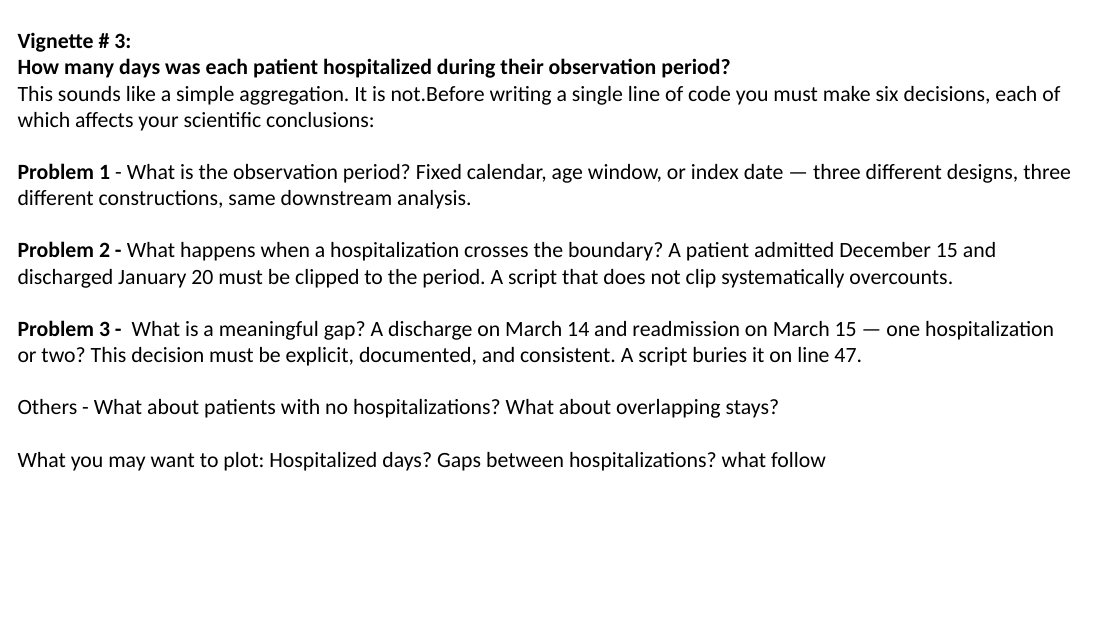
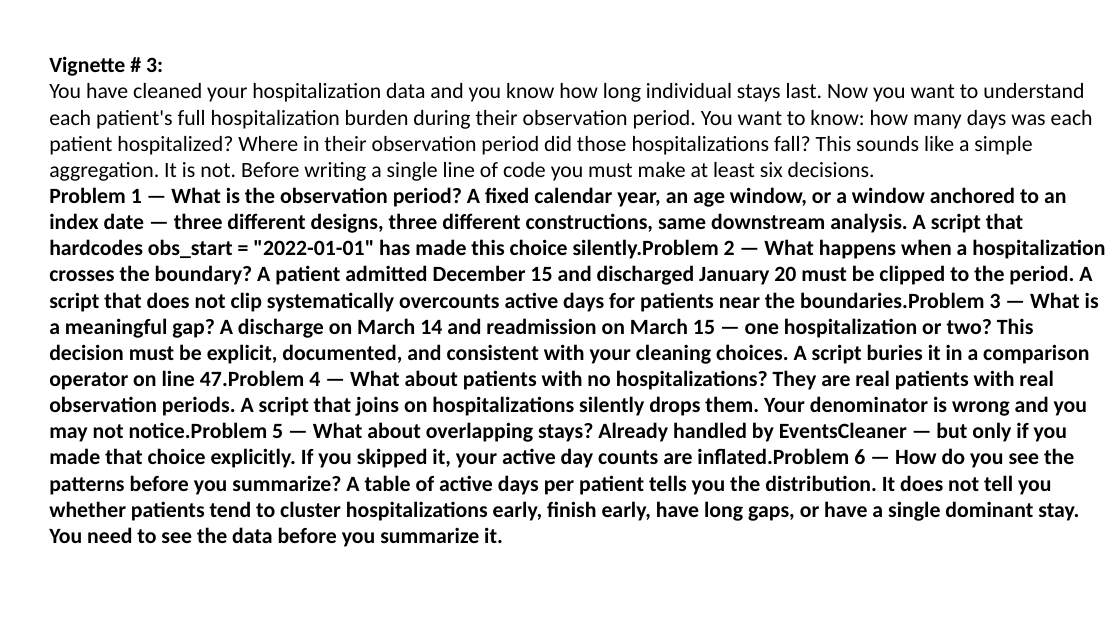
Before and after one commit to djarenas/eventus, a slide deck: slide 15 of eventus_architecture.pptx (slide 6 before the commit). Drawn at 1120x630 pixels with LibreOffice and Linux fonts; fonts in the diff are those of the drawing. Boxes give left, top, right and bottom in pixels: in the first picture for what was removed or moved away, otherwise in the second. Text is boxed around its words. In the diff, an @@ line names an element or a change of style, - is before the commit and + after.

```diff
--- a/eventus_architecture.pptx
+++ b/eventus_architecture.pptx
@@ text "Vignette # 3:": place and size @@
-text "Vignette # 3:" at [18, 32, 1071, 471]
+text "Vignette # 3:" at [49, 56, 1105, 547]
@@ text at [49, 83, 1105, 547]: text changed; bold on @@
-How many days was each patient hospitalized during their observation period?
-This sounds like a simple aggregation. It is not.Before writing a single line of code you must make six decisions, each of which affects your scientific conclusions:
-Problem 1 - What is the observation period? Fixed calendar, age window, or index date — three different designs, three different constructions, same downstream analysis.
-Problem 2 - What happens when a hospitalization crosses the boundary? A patient admitted December 15 and discharged January 20 must be clipped to the period. A script that does not clip systematically overcounts.
-Problem 3 - What is a meaningful gap? A discharge on March 14 and readmission on March 15 — one hospitalization or two? This decision must be explicit, documented, and consistent. A script buries it on line 47.
-Others - What about patients with no hospitalizations? What about overlapping stays?
-What you may want to plot: Hospitalized days? Gaps between hospitalizations? what follow
+You have cleaned your hospitalization data and you know how long individual stays last. Now you want to understand each patient's full hospitalization burden during their observation period. You want to know: how many days was each patient hospitalized? Where in their observation period did those hospitalizations fall? This sounds like a simple aggregation. It is not. Before writing a single line of code you must make at least six decisions.
+Problem 1 — What is the observation period? A fixed calendar year, an age window, or a window anchored to an index date — three different designs, three different constructions, same downstream analysis. A script that hardcodes obs_start = "2022-01-01" has made this choice silently.Problem 2 — What happens when a hospitalization crosses the boundary? A patient admitted December 15 and discharged January 20 must be clipped to the period. A script that does not clip systematically overcounts active days for patients near the boundaries.Problem 3 — What is a meaningful gap? A discharge on March 14 and readmission on March 15 — one hospitalization or two? This decision must be explicit, documented, and consistent with your cleaning choices. A script buries it in a comparison operator on line 47.Problem 4 — What about patients with no hospitalizations? They are real patients with real observation periods. A script that joins on hospitalizations silently drops them. Your denominator is wrong and you may not notice.Problem 5 — What about overlapping stays? Already handled by EventsCleaner — but only if you made that choice explicitly. If you skipped it, your active day counts are inflated.Problem 6 — How do you see the patterns before you summarize? A table of active days per patient tells you the distribution. It does not tell you whether patients tend to cluster hospitalizations early, finish early, have long gaps, or have a single dominant stay. You need to see the data before you summarize it.
```
Also in this commit, not shown: 6 other slides changed, 11 slides added, 3 slides removed, 36 other files.
